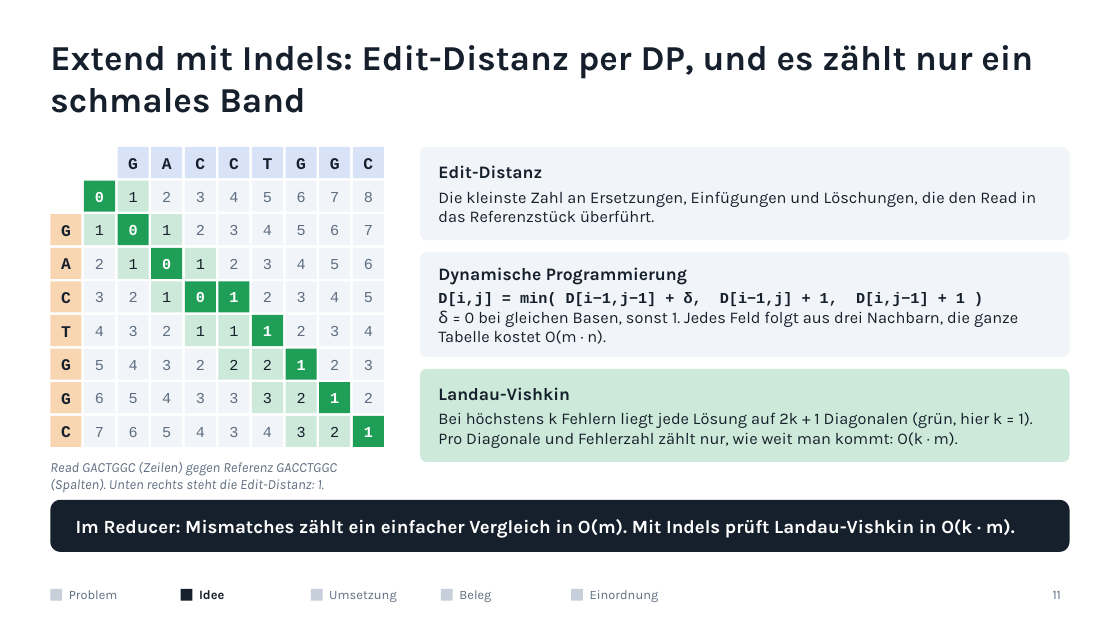
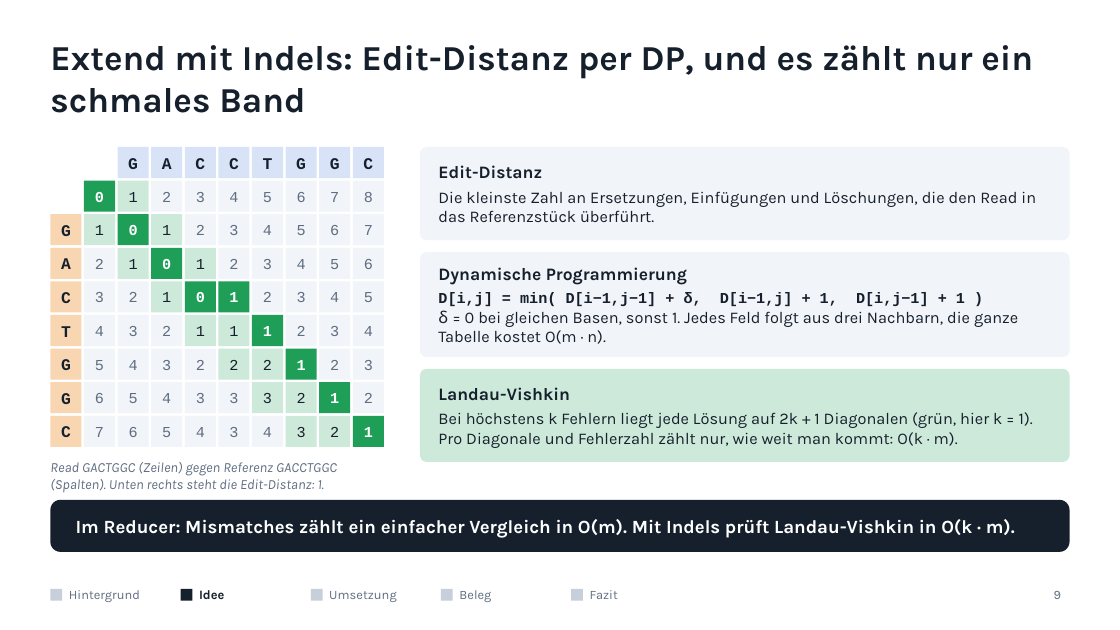
Before and after one commit to mawehl/BigData, a slide deck: slide 9 of CloudBurst_Vortrag.pptx (slide 11 before the commit). Drawn at 1120x630 pixels with LibreOffice and Linux fonts; fonts in the diff are those of the drawing. Boxes give left, top, right and bottom in pixels: in the first picture for what was removed or moved away, otherwise in the second. Text is boxed around its words. In the diff, an @@ line names an element or a change of style, - is before the commit and + after.

```diff
--- a/CloudBurst_Vortrag.pptx
+++ b/CloudBurst_Vortrag.pptx
@@ text at [69, 590, 140, 602]: text changed @@
-Problem
+Hintergrund
@@ text at [590, 590, 618, 599]: text changed @@
-Einordnung
+Fazit
@@ page number at [1054, 591, 1061, 599]: text changed @@
-11
+9
```
Also in this commit, not shown: 20 other slides changed, 1 other file.
